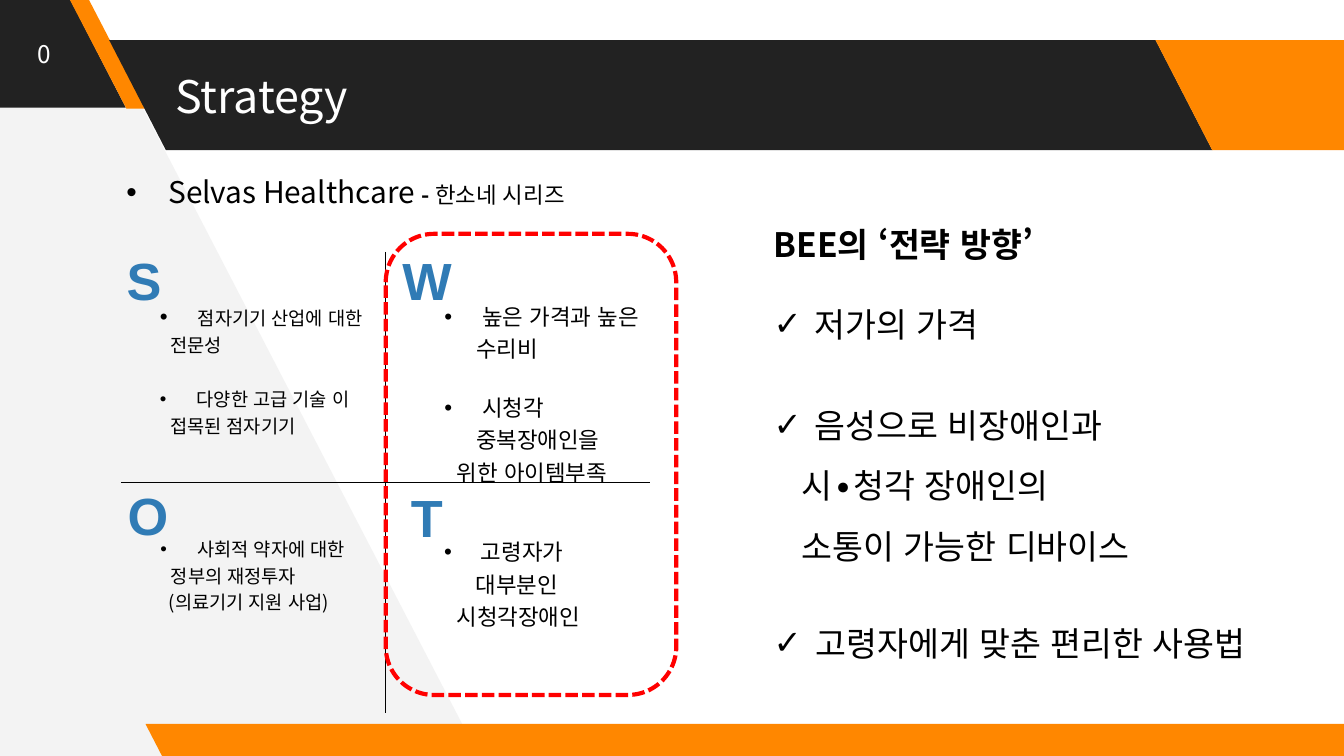
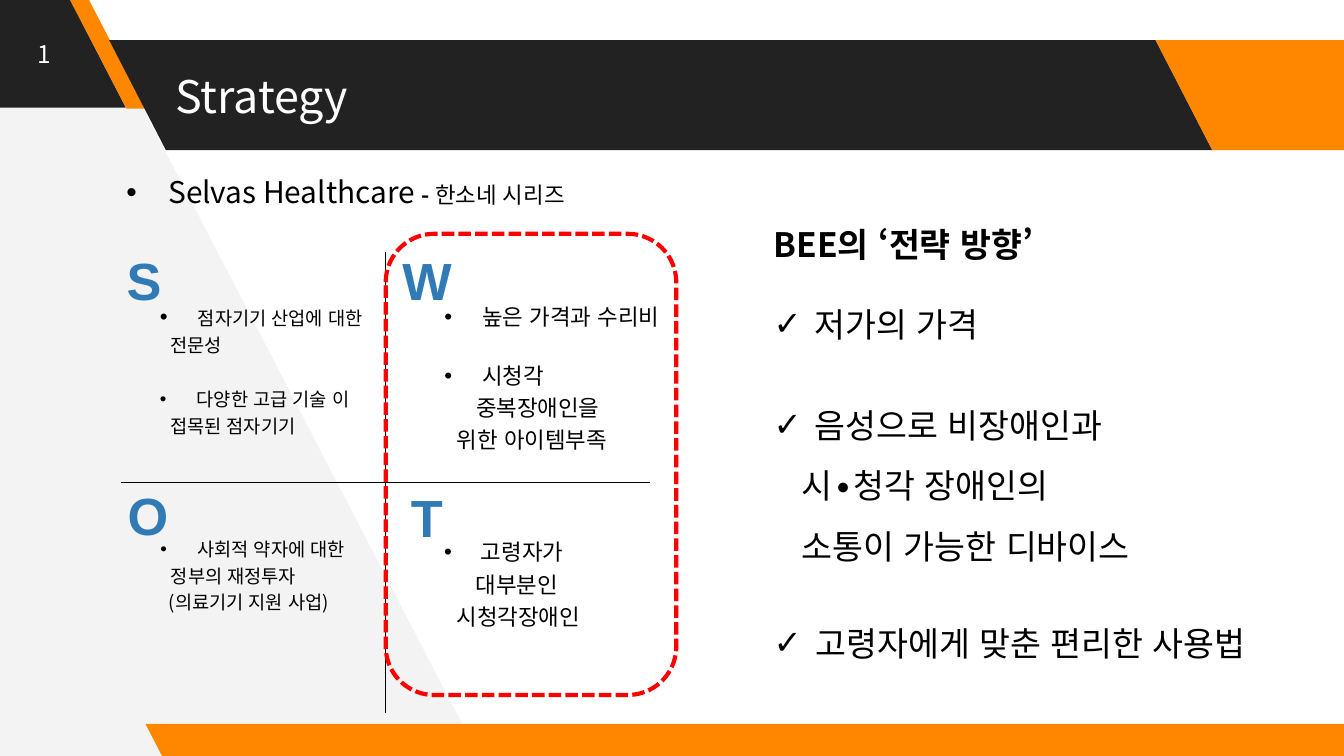
Before and after one commit to Huffon/2019_Capstone_bee, a slide deck: slide 6 of docs/5_Interim Presentation.pptx. Drawn at 1344x756 pixels with LibreOffice and Linux fonts; fonts in the diff are those of the drawing. Boxes give left, top, right and bottom in pixels: in the first picture for what was removed or moved away, otherwise in the second. Text is boxed around its words. In the diff, an @@ line names an element or a change of style, - is before the commit and + after.

```diff
--- a/docs/5_Interim Presentation.pptx
+++ b/docs/5_Interim Presentation.pptx
@@ text at box(37, 45, 50, 63): text changed @@
-0
+1
@@ text at box(482, 306, 660, 327): text changed @@
-• 높은 가격과 높은 수리비
+• 높은 가격과 수리비
```
Also in this commit, not shown: 12 other slides changed, 4 slides removed, 3 other files.
